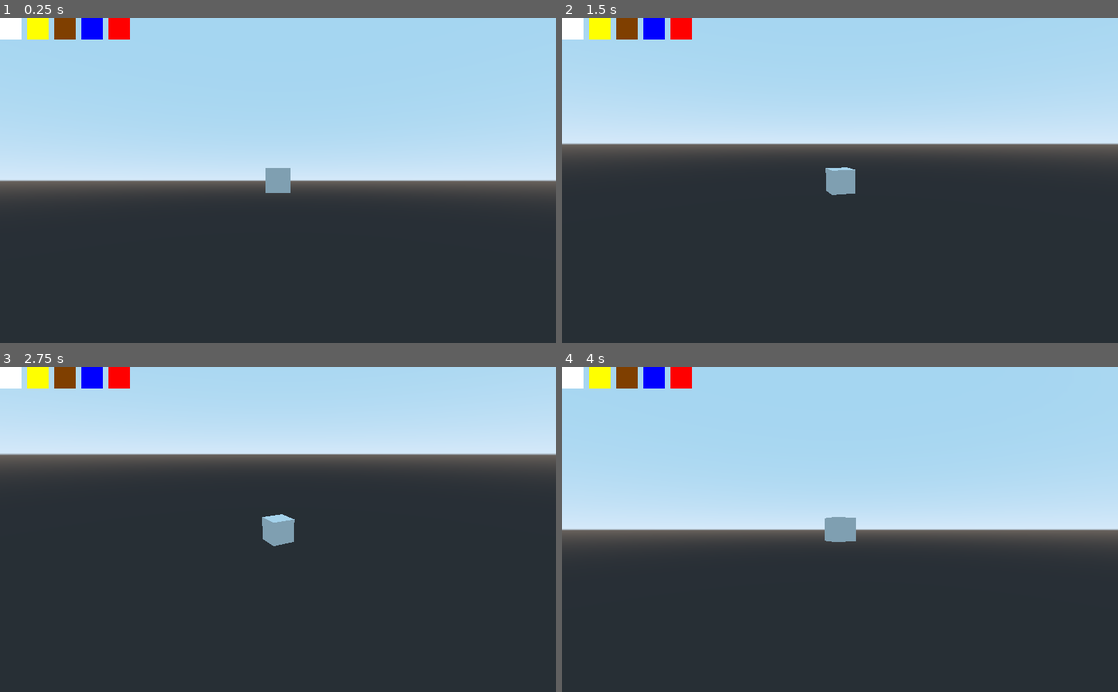
Above: before the commit, frames 1-4 (two rows, left to right).
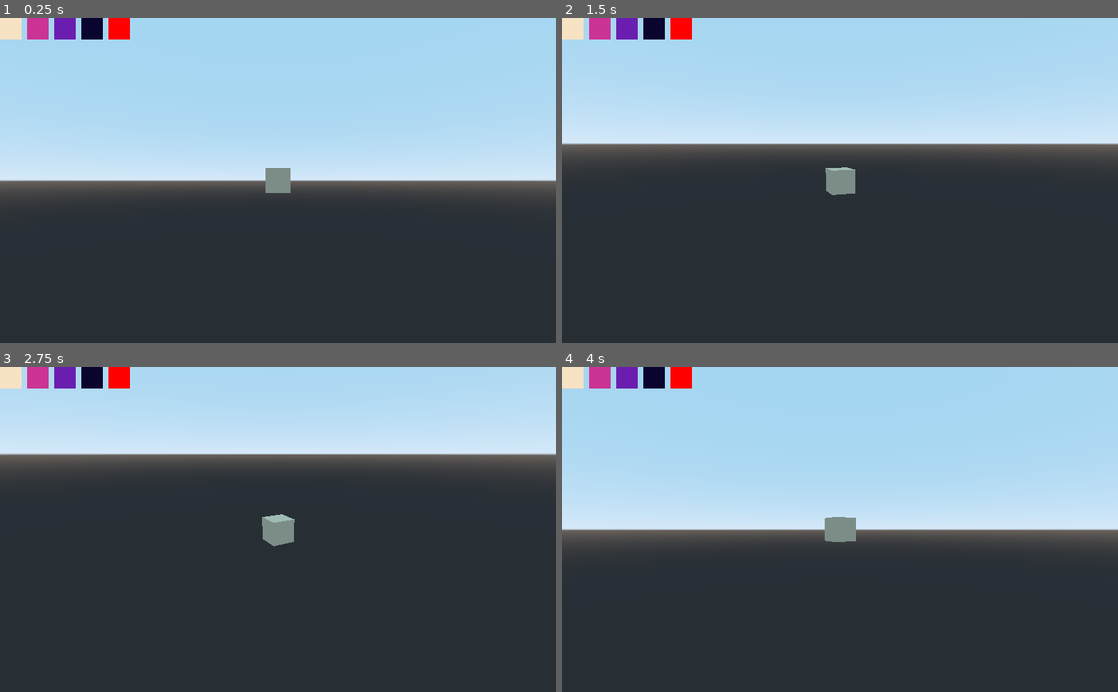
Above: after the commit, the same moments.

Repository: deengames-prototypes/3d-game
Game: Godot game, scene res://CoreGame.tscn
The game is run twice, just before and just after one commit, with the same random seed, the same clock (stepped at 60 frames per second) and the same inputs.
Inputs (mouse positions are in pixels of both pictures, inside the frame that each line leads up to):
- Up to frame 1 (0.25 s): no input
- Up to frame 2 (1.5 s): tap Enter at 0.5 s; move the mouse to (573, 27) at 0.52 s; hold Right (ui_right) 0.53-1.28 s; click (573, 27) at 0.67 s; tap Space at 1.25 s; move the mouse to (600, 27) at 1.27 s; hold Down (ui_down) from 1.28 s (still down); click (600, 27) at 1.42 s
- Up to frame 3 (2.75 s): tap Enter at 2 s; move the mouse to (66, 376) at 2.02 s; release Down (ui_down) at 2.03 s; hold Right (ui_right) from 2.03 s (still down); click (66, 376) at 2.17 s
- Up to frame 4 (4 s): tap Space at 2.75 s; move the mouse to (656, 376) at 2.77 s; release Right (ui_right) at 2.78 s; hold Up (ui_up) 2.78-3.53 s; click (656, 376) at 2.92 s; tap Enter at 3.5 s; move the mouse to (678, 376) at 3.52 s; hold Left (ui_left) from 3.53 s (still down); click (678, 376) at 3.67 s

The runs differ from the first frame. In frame 1, 1.4% of the frame differs, in the area x 0-53%, y 0-54%; in frame 2, 1.4%; in frame 3, 1.5%, in the area x 0-53%, y 0-56%; in frame 4, 1.4%.

Commit message:
Cube matches first colour SpaceHaze palette: https://lospec.com/palette-list/spacehaze

Diff:
--- a/prototypes/voxel-craft/CoreGame.gd
+++ b/prototypes/voxel-craft/CoreGame.gd
@@ -8,9 +8,8 @@
 	# Update camera to look at the main/starter block
 	$MeshInstance/Spatial.set_target($MeshInstance)
 
-	#for child in $CanvasLayer.get_children():
-	#	if child is PickableColor:
-	#		child.connect("color_selected", self, "_on_color_selected")
+	var first_color = $CanvasLayer.get_children()[0]
+	$MeshInstance.change_color(first_color.color)
 
 #func _on_color_selected(color):
 #	_block_color = color
--- a/prototypes/voxel-craft/CoreGame.tscn
+++ b/prototypes/voxel-craft/CoreGame.tscn
@@ -19,21 +19,22 @@
 [node name="CanvasLayer" type="CanvasLayer" parent="."]
 
 [node name="White" parent="CanvasLayer" instance=ExtResource( 4 )]
+color = Color( 0.972549, 0.890196, 0.768627, 1 )
 
 [node name="Yellow" parent="CanvasLayer" instance=ExtResource( 4 )]
 margin_left = 50.0
 margin_right = 90.0
-color = Color( 1, 1, 0, 1 )
+color = Color( 0.8, 0.203922, 0.584314, 1 )
 
 [node name="Brown" parent="CanvasLayer" instance=ExtResource( 4 )]
 margin_left = 100.0
 margin_right = 140.0
-color = Color( 0.501961, 0.25098, 0, 1 )
+color = Color( 0.419608, 0.121569, 0.694118, 1 )
 
 [node name="Blue" parent="CanvasLayer" instance=ExtResource( 4 )]
 margin_left = 150.0
 margin_right = 190.0
-color = Color( 0, 0, 1, 1 )
+color = Color( 0.0431373, 0.0235294, 0.188235, 1 )
 
 [node name="Red" parent="CanvasLayer" instance=ExtResource( 4 )]
 margin_left = 200.0
--- a/prototypes/voxel-craft/ExpandableCube.gd
+++ b/prototypes/voxel-craft/ExpandableCube.gd
@@ -10,9 +10,9 @@
 		click_position = Vector3(round(click_position.x), round(click_position.y), round(click_position.z))
 		cube.translation = click_position
 		self.get_parent().add_child(cube)
+		cube.change_color(Global.color)
 
-		var surface_material = cube.get_surface_material(0).duplicate()
-		cube.material_override = surface_material
-		surface_material.albedo_color = Global.color
-		print("Old block SANITY: " + str(self.get_surface_material(0).albedo_color))
-		print("New block: " + str(surface_material.albedo_color))
+func change_color(color):
+	var surface_material = self.get_surface_material(0).duplicate()
+	self.material_override = surface_material
+	surface_material.albedo_color = color
